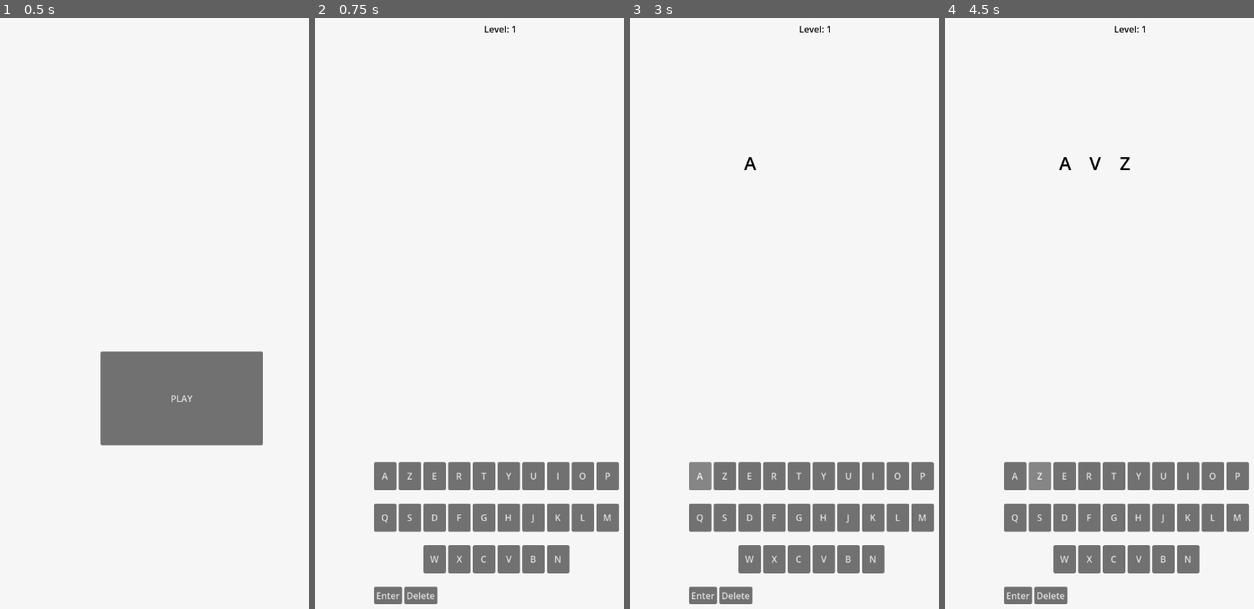
Above: before the commit, frames 1-4 (left to right).
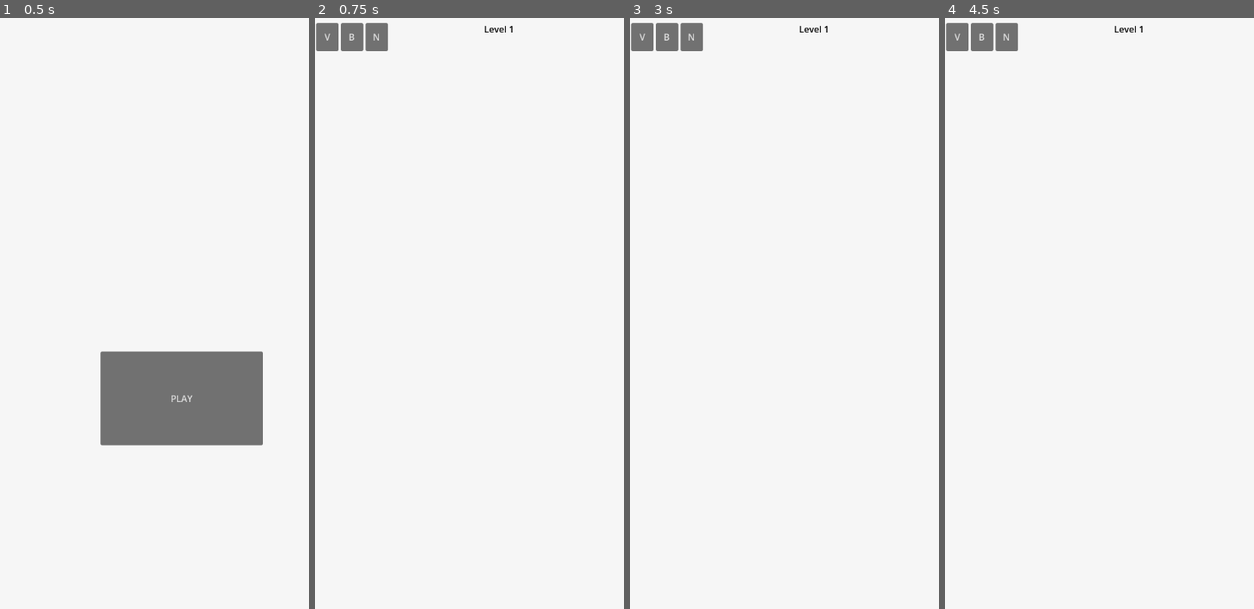
Above: after the commit, the same moments.

Repository: Alex-Onceanu/IGRWordle
Game: Godot game, scene res://main.tscn
Same seed, same stepped clock (60 frames per second), same inputs: the game is played once before the commit and once after it.
Inputs (mouse positions are in pixels of both pictures, inside the frame that each line leads up to):
- Up to frame 1 (0.5 s): no input
- Up to frame 2 (0.75 s): click "PLAY" at 0.5 s
- Up to frame 3 (3 s): click (704, 597) at 1.25 s, where only the run before the commit has a clickable "Enter"; click (704, 597) at 2 s, where only the run before the commit has a clickable "Enter"; click (701, 473) at 2.75 s, where only the run before the commit has a clickable "A"
- Up to frame 4 (4.5 s): click "V" at 3.5 s; click (1040, 473) at 4.25 s, where only the run before the commit has a clickable "Z"

Frame 1 is identical in both runs. In frame 2, 11% of the frame differs, in the area x 0-99%, y 0-100%; in frame 3, 11%; in frame 4, 11%.

Commit message:
Fix broken script dependencies in the project
For some reason, some scripts expected files in paths from before the
folder reorganization even after changing it.

Note that this ended up breaking the UI layout for the level, which will
be fixed soon along with the variable-sized levels implementation
(unless fixed before that).

Diff:
--- a/game/level/level.tscn
+++ b/game/level/level.tscn
@@ -1,29 +1,27 @@
-[gd_scene format=3 uid="uid://c70ykmwrgxg33"]
+[gd_scene format=3 uid="uid://b1836ertt7ahd"]
 
-[ext_resource type="Script" uid="uid://hytjpbfjiojs" path="res://game/level/level.gd" id="1_gnmex"]
-[ext_resource type="PackedScene" uid="uid://dcpssc0j75bf6" path="res://game/level/grid.tscn" id="2_3m17s"]
-[ext_resource type="PackedScene" uid="uid://fe2yb7f61hmb" path="res://game/level/keyboard.tscn" id="3_thx7o"]
-[ext_resource type="Script" uid="uid://cd86y5qwcea3f" path="res://game/level/level_label.gd" id="4_r87to"]
+[ext_resource type="Script" path="res://game/level/level.gd" id="1_qq5er"]
+[ext_resource type="PackedScene" uid="uid://c0hsy6u3o3kiq" path="res://game/level/grid.tscn" id="2_dynoe"]
+[ext_resource type="PackedScene" uid="uid://bgqr6a5l1ohly" path="res://game/level/keyboard.tscn" id="3_k26x8"]
 [ext_resource type="PackedScene" uid="uid://dalnv4ctvosjo" path="res://game/game_state.tscn" id="5_y11jn"]
 
 [node name="Level" type="Node2D" unique_id=1641894213]
-script = ExtResource("1_gnmex")
+script = ExtResource("1_qq5er")
 
-[node name="Grid" parent="." unique_id=688690635 instance=ExtResource("2_3m17s")]
-offset_left = 153.0
-offset_top = 211.0
-offset_right = 484.0
-offset_bottom = 544.0
-
-[node name="Keyboard" parent="." unique_id=1574060102 instance=ExtResource("3_thx7o")]
-anchors_preset = -1
+[node name="Grid" parent="." unique_id=688690635 instance=ExtResource("2_dynoe")]
+anchors_preset = 0
 anchor_left = 0.0
 anchor_top = 0.0
+anchor_right = 0.0
 anchor_bottom = 0.0
-offset_left = 252.0
-offset_top = 899.0
-offset_right = 393.0
-offset_bottom = 961.0
+offset_left = 0.0
+offset_top = 0.0
+offset_right = 0.0
+offset_bottom = 0.0
+grow_horizontal = 1
+grow_vertical = 1
+
+[node name="Keyboard" parent="." unique_id=1574060102 instance=ExtResource("3_k26x8")]
 
 [node name="BackgroundColorRect" type="ColorRect" parent="." unique_id=732121032]
 z_index = -1
@@ -41,7 +39,6 @@
 offset_bottom = 45.0
 theme_override_colors/default_color = Color(0, 0, 0, 1)
 text = "Level 1"
-script = ExtResource("4_r87to")
 
 [node name="GameState" parent="." unique_id=23191891 instance=ExtResource("5_y11jn")]
 
@@ -87,9 +84,6 @@
 offset_bottom = 124.0
 text = "Next Level !"
 
-[connection signal="char_pressed" from="Keyboard" to="." method="char_pressed_callback"]
-[connection signal="del_pressed" from="Keyboard" to="." method="del_pressed_callback"]
-[connection signal="enter_pressed" from="Keyboard" to="." method="enter_pressed_callback"]
 [connection signal="button_up" from="GameOverUI/RestartGameButton" to="." method="_on_restart_game_button_button_up"]
 [connection signal="button_up" from="GameOverUI/ReturnMainMenu" to="." method="_on_return_main_menu_button_up"]
 [connection signal="button_up" from="NextLevelUI/NextLevelButton" to="." method="_on_next_level_button_button_up"]
Not shown: 1 places in game/level/grid.tscn that only renumber resources
Not shown: 1 places in main.tscn that only renumber resources
